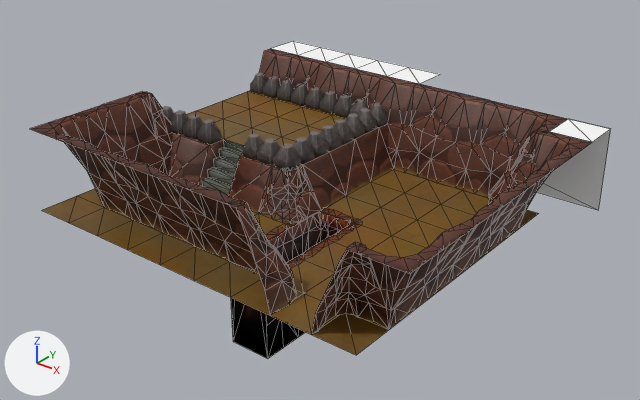
The FBX model Bin/Resources/Meshes/TailCave/Lv01TailCave_05E.fbx: old version first, new version second.
Both versions are drawn from a 50 mm camera at (0.1714, -0.2142, 0.1368) aimed at (-0.0039, 0.0049, 0.0009). Every picture has the same lights, and +X, +Y and +Z are marked at lower left. Mesh edges are drawn as thin lines on the coarser meshes. Where no turn or scale is listed for an object, it has been applied to the vertices.

The first picture shows 'Lv01TailCave_05E1__MI_DungeonRoof_01', 'Lv01TailCave_05E1__MI_d1_f_floor_a_01', 'Lv01TailCave_05E1__MI_d1_f_slope_a_01', 'Lv01TailCave_05E1__MI_d1_w_fence_a_01', 'Lv01TailCave_05E1__MI_d1_w_wall_a_01', 'Lv01TailCave_05E1__MI_d1_w_wall_a_03', 'Lv01TailCave_05E1__MI_d1_w_wall_a_04', 'Lv01TailCave_05E1__MI_d1_w_wall_a_10', 'Lv01TailCave_05E1__black'.
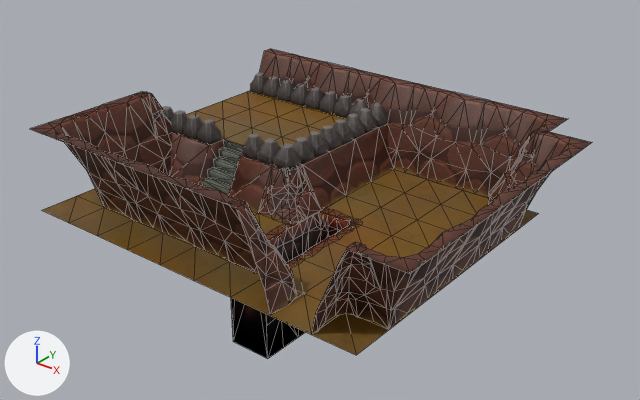
Scene script edits in JSON lines:
```json
{"op": "remove", "block": "ob_lv01tailcave_05e1__mi_dungeonroof_01", "code": ["ob_lv01tailcave_05e1__mi_dungeonroof_01 = bpy.data.objects.new('Lv01TailCave_05E1__MI_DungeonRoof_01', me_mesh)", "ob_lv01tailcave_05e1__mi_dungeonroof_01.location = (0.0, 0.0, 0.0)"]}
{"op": "remove", "block": "ob_lv01tailcave_05e1__black", "code": ["ob_lv01tailcave_05e1__black = bpy.data.objects.new('Lv01TailCave_05E1__black', me_mesh_008)", "ob_lv01tailcave_05e1__black.location = (0.0, 0.0, 0.0)"]}
```

Where the change shows, as pixel boxes (x1, y1, x2, y2) in the pictures (640 x 400 px):
```json
{"object": "Lv01TailCave_05E1__MI_DungeonRoof_01", "change": "deleted", "before": [537, 129, 611, 210]}
{"object": "Lv01TailCave_05E1__black", "change": "deleted", "before": [271, 41, 610, 142]}
```
